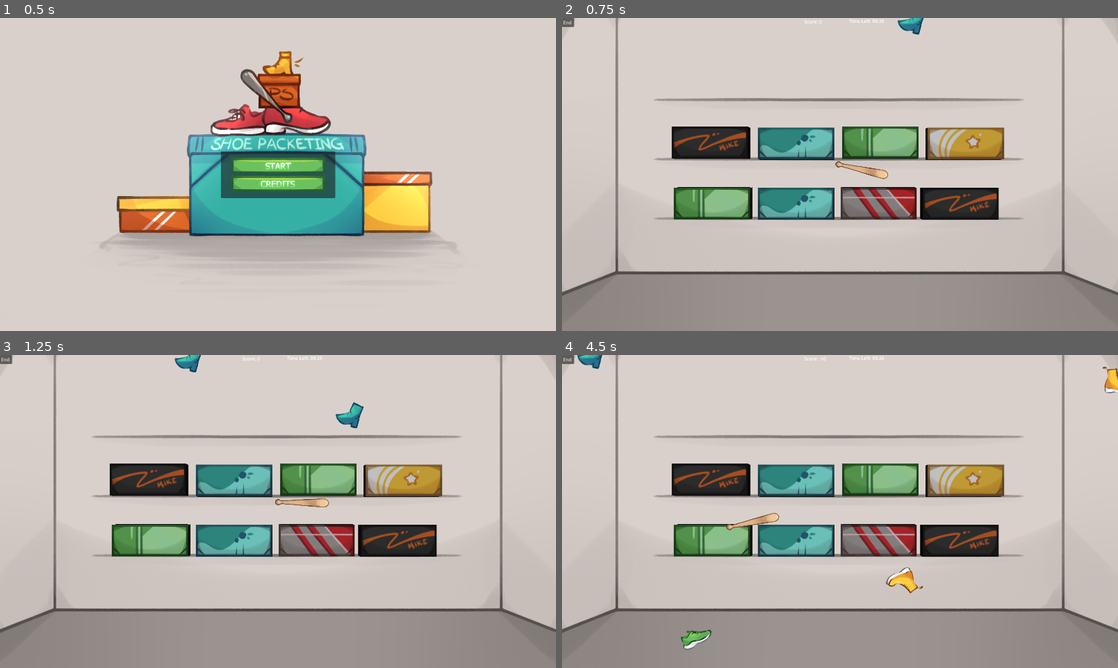
Above: before the commit, frames 1-4 (two rows, left to right).
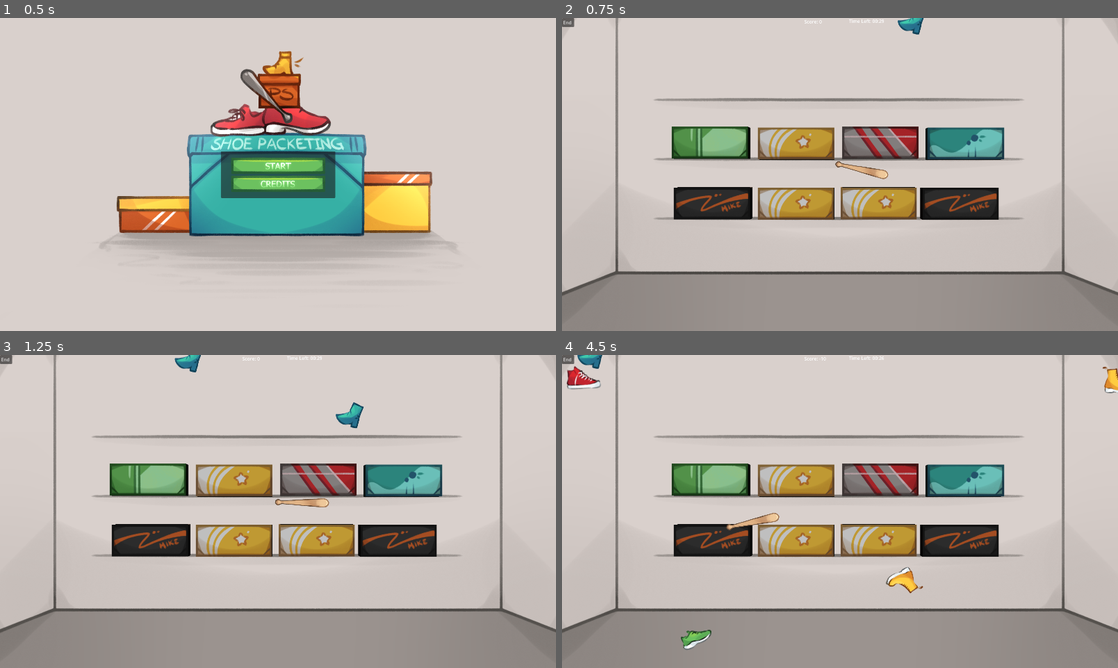
Above: after the commit, the same moments.

Repository: lophtix/winter-game-jam-2024
Game: Godot game, scene res://Scenes/Engine.tscn
Two runs of this game, one before a commit and one after it. Both use one fixed random seed, a clock stepped at 60 frames per second and the inputs below.
Inputs (mouse positions are in pixels of both pictures, inside the frame that each line leads up to):
- Up to frame 1 (0.5 s): no input
- Up to frame 2 (0.75 s): click (840, 165) at 0.5 s
- Up to frame 3 (1.25 s): no input
- Up to frame 4 (4.5 s): click "End" at 1.25 s; click "End" at 2 s; click "End" at 2.75 s; tap Enter at 3.5 s; move the mouse to (962, 495) at 3.52 s; hold Space (Whack) 3.53-4.28 s; click (962, 495) at 3.67 s; move the mouse to (728, 527) at 4.27 s; tap Space (Whack) at 4.35 s; click (728, 527) at 4.42 s

Frame 1 is identical in both runs. In frame 2, 9.8% of the frame differs, in the area x 19-80%, y 34-65%; in frame 3, 9.8%; in frame 4, 10%, in the area x 0-80%, y 3-65%.
Error before the commit: Invalid call to function 'set_type' in base 'Node3D (GameBox)'. Expected 2 arguments. (res://Scripts/Game3D.gd:14)

Commit message:
Fixes

Diff:
--- a/godot/Scenes/Game.tscn
+++ b/godot/Scenes/Game.tscn
@@ -37,7 +37,7 @@
 render_target_update_mode = 4
 
 [node name="Game3D" parent="SubViewportContainer/SubViewport" instance=ExtResource("1_nnerr")]
-offset_spawn = null
+offset_spawn = 1
 
 [node name="2D World" type="Node2D" parent="." node_paths=PackedStringArray("container")]
 script = ExtResource("1_jw4l1")
--- a/godot/Scripts/Game3D.gd
+++ b/godot/Scripts/Game3D.gd
@@ -11,14 +11,14 @@
 
 func _ready():
 	var shoe_type_values = Shoe.ShoeType.values()
-	$Boxes/Box.set_type(shoe_type_values[randi() % shoe_type_values.size()])
-	$Boxes/Box2.set_type(shoe_type_values[randi() % shoe_type_values.size()])
-	$Boxes/Box3.set_type(shoe_type_values[randi() % shoe_type_values.size()])
-	$Boxes/Box4.set_type(shoe_type_values[randi() % shoe_type_values.size()])
-	$Boxes/Box5.set_type(shoe_type_values[randi() % shoe_type_values.size()])
-	$Boxes/Box6.set_type(shoe_type_values[randi() % shoe_type_values.size()])
-	$Boxes/Box7.set_type(shoe_type_values[randi() % shoe_type_values.size()])
-	$Boxes/Box8.set_type(shoe_type_values[randi() % shoe_type_values.size()])
+	$Boxes/Box.set_type(shoe_type_values[randi() % shoe_type_values.size()], false)
+	$Boxes/Box2.set_type(shoe_type_values[randi() % shoe_type_values.size()], false)
+	$Boxes/Box3.set_type(shoe_type_values[randi() % shoe_type_values.size()], false)
+	$Boxes/Box4.set_type(shoe_type_values[randi() % shoe_type_values.size()], false)
+	$Boxes/Box5.set_type(shoe_type_values[randi() % shoe_type_values.size()], false)
+	$Boxes/Box6.set_type(shoe_type_values[randi() % shoe_type_values.size()], false)
+	$Boxes/Box7.set_type(shoe_type_values[randi() % shoe_type_values.size()], false)
+	$Boxes/Box8.set_type(shoe_type_values[randi() % shoe_type_values.size()], false)
 
 func add_flying_shoe(flying_shoe : FlyingShoe, from : Vector2, to : Vector2, speed):
 	var from_3d = camera.project_position(from, camera.near + offset_spawn)
Not shown, changed: godot/assets/bat.png.import
